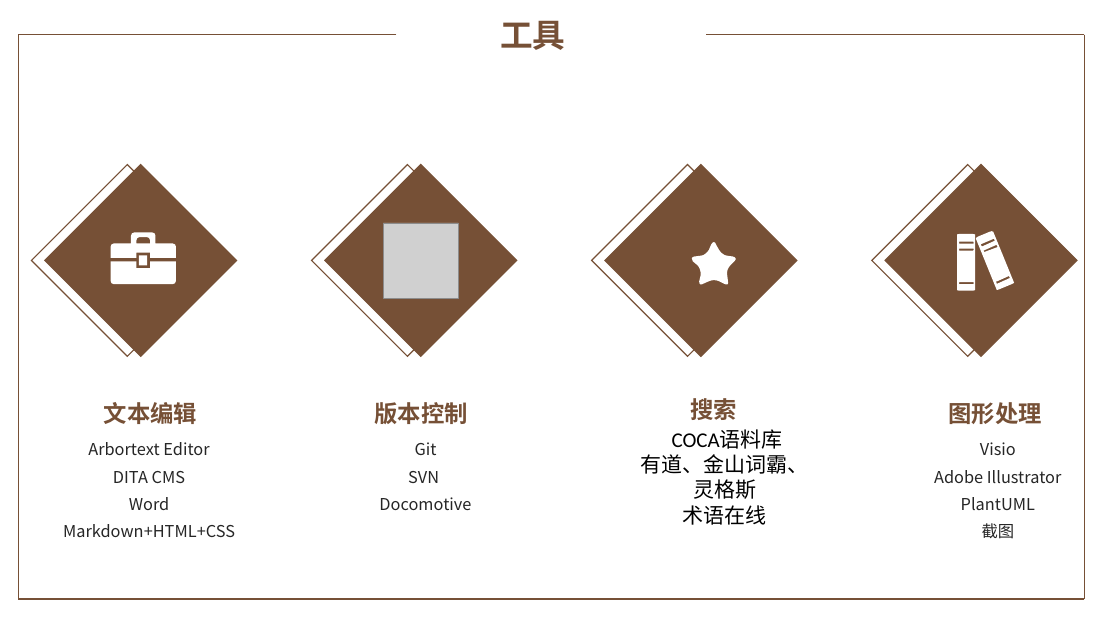
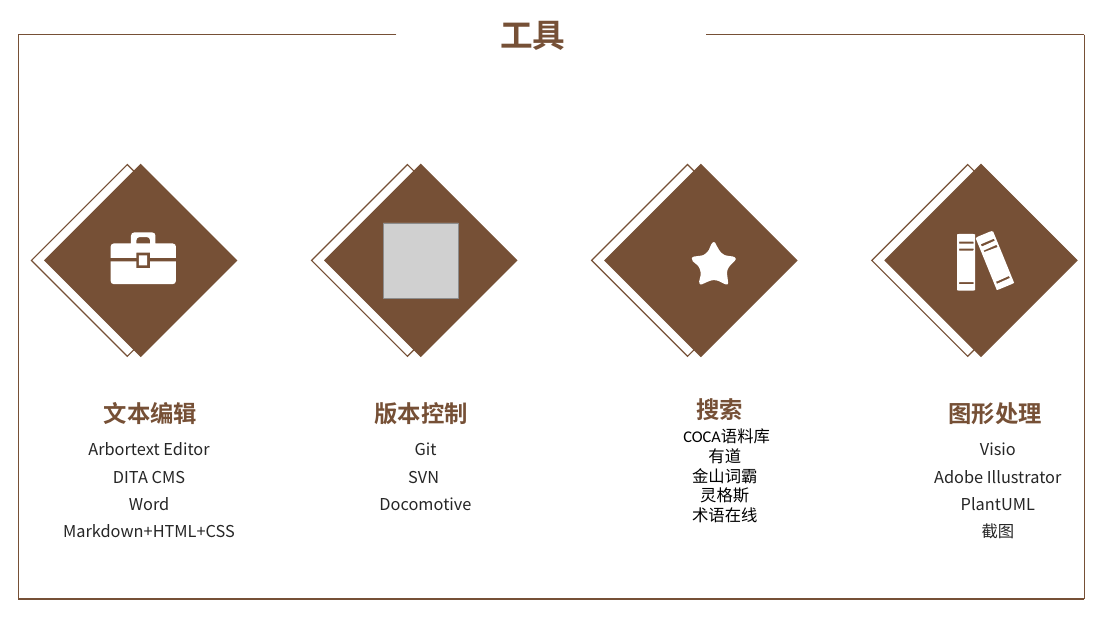
Before and after one commit to yaoyaodu/materials, a slide deck: slide 11 of docs/工具使用篇/绘图截图/PPT/1 素雅简约通用PPT模板.pptx (slide 8 before the commit). Drawn at 1120x630 pixels with LibreOffice and Linux fonts; fonts in the diff are those of the drawing; grey boxes stand for pictures; background and template pictures are left out. Boxes give left, top, right and bottom in pixels: in the first picture for what was removed or moved away, otherwise in the second. Text is boxed around its words. In the diff, an @@ line names an element or a change of style, - is before the commit and + after.

```diff
--- a/docs/工具使用篇/绘图截图/PPT/1 素雅简约通用PPT模板.pptx
+++ b/docs/工具使用篇/绘图截图/PPT/1 素雅简约通用PPT模板.pptx
@@ text "搜索" moved from (x1=691, y1=398, x2=738, y2=420) to (x1=696, y1=398, x2=743, y2=420) @@
@@ text at (x1=683, y1=429, x2=770, y2=523): size 18 to 14 pt in "COCA语料库", "术语在线" @@
@@ text at (x1=692, y1=448, x2=757, y2=503): text changed; size 18 to 14 pt @@
-有道、金山词霸、灵格斯
+有道
+金山词霸
+灵格斯
```
Also in this commit, not shown: 16 other slides changed, 7 slides added, 10 slides removed, 6 other files.
